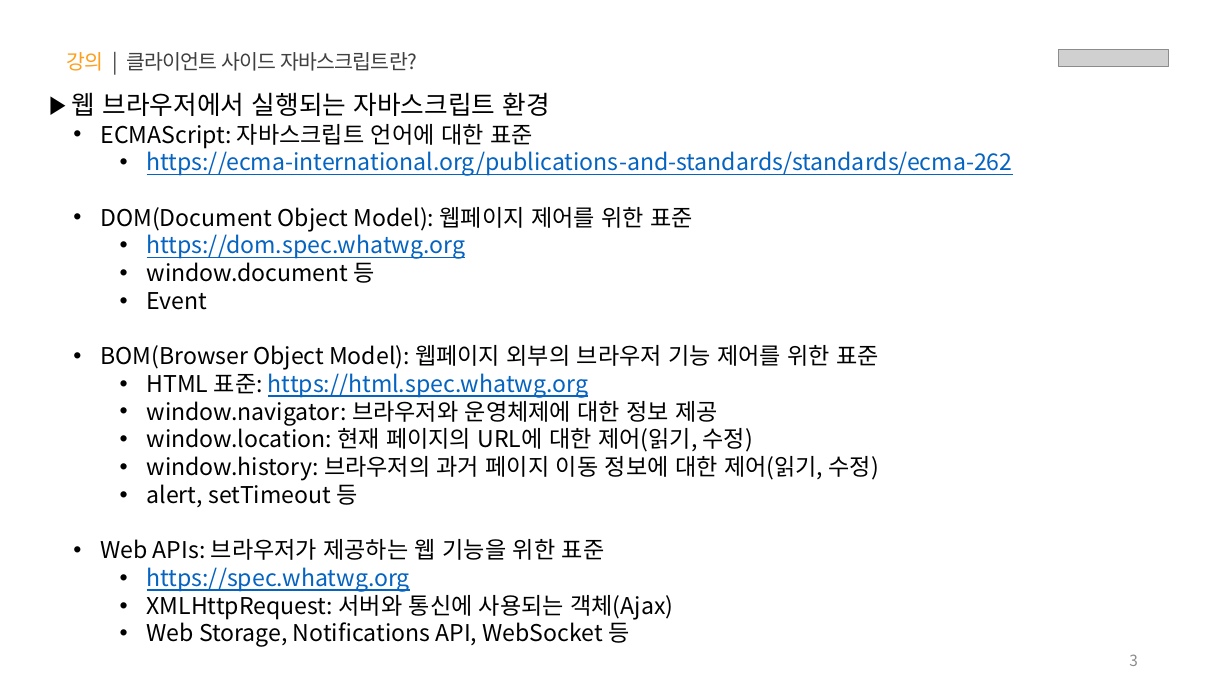
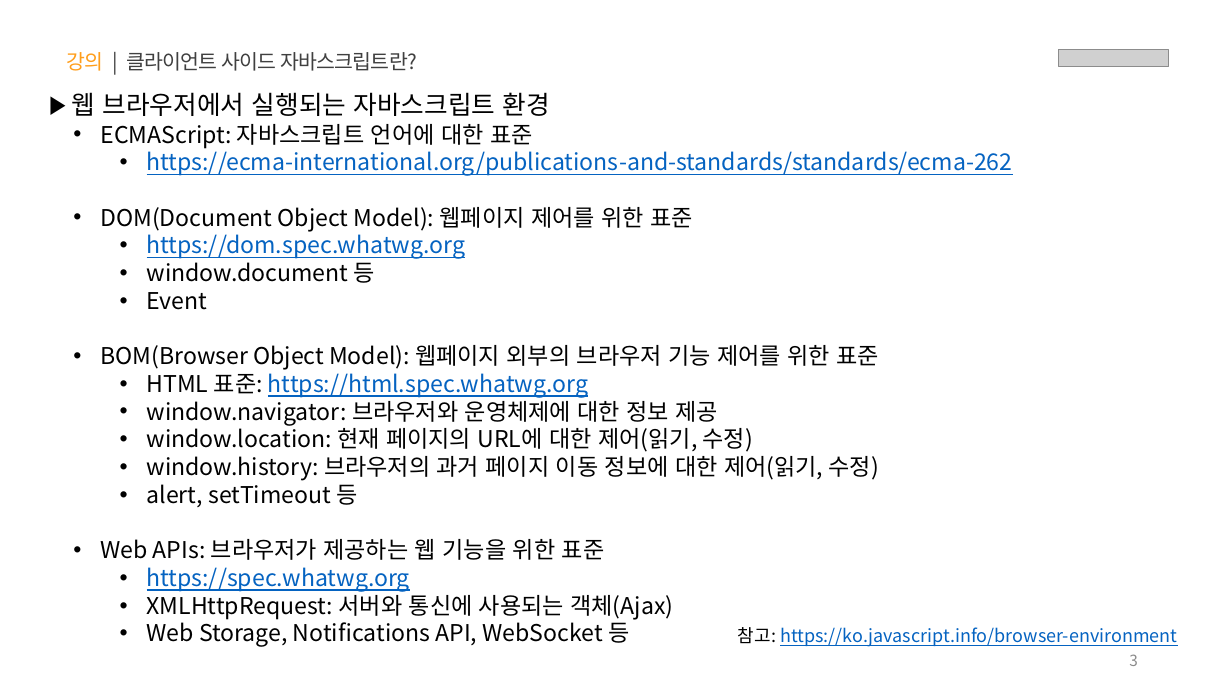
Before and after one commit to jeong0403/learn-JS, a slide deck: slide 3 of PPT/05.자바스크립트 - 클라이언트 사이드(Event, DOM, Ajax, Web APIs).pptx. Drawn at 1232x693 pixels with LibreOffice and Linux fonts; fonts in the diff are those of the drawing; grey boxes stand for pictures. Boxes give left, top, right and bottom in pixels: in the first picture for what was removed or moved away, otherwise in the second. Text is boxed around its words. In the diff, an @@ line names an element or a change of style, - is before the commit and + after.

```diff
--- a/PPT/05.자바스크립트 - 클라이언트 사이드(Event, DOM, Ajax, Web APIs).pptx
+++ b/PPT/05.자바스크립트 - 클라이언트 사이드(Event, DOM, Ajax, Web APIs).pptx
@@ text added at box(738, 627, 1177, 647), 14 pt, text #0563C1, underline @@
+참고: https://ko.javascript.info/browser-environment
```
Also in this commit, not shown: 17 other slides changed, 15 slides added, 16 other files.
